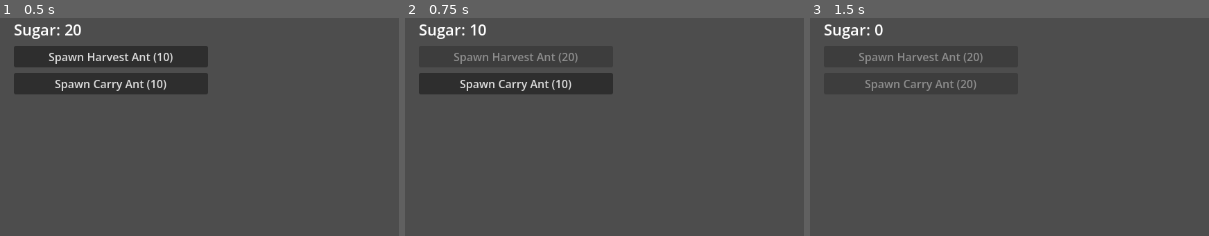
Above: before the commit, frames 1-3 (left to right).
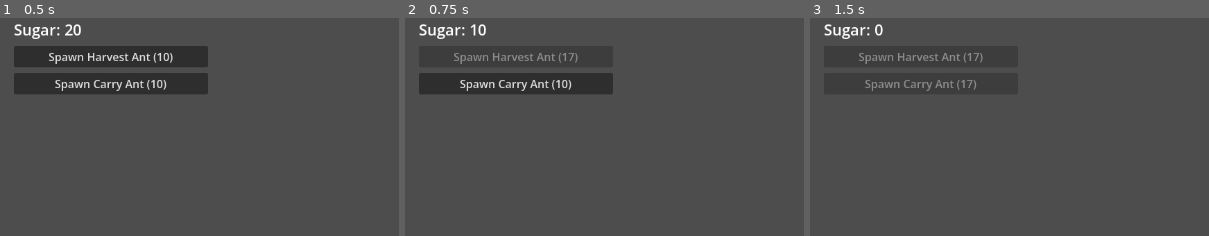
Above: after the commit, the same moments.

Repository: RobiwanKanobi/GodotPrototype
Game: Godot game, scene res://ant_hill/ant_hill_game.tscn
The game is run twice, just before and just after one commit, with the same random seed, the same clock (stepped at 60 frames per second) and the same inputs.
Inputs:
- Up to frame 1 (0.5 s): no input
- Up to frame 2 (0.75 s): click "Spawn Harvest Ant (10)" at 0.5 s
- Up to frame 3 (1.5 s): click "Spawn Carry Ant (10)" at 1.25 s
The pictures show only the part of the screen within x 0-50%, y 0-50%; the shares and areas given below are measured in that part.

Frame 1 is identical in both runs. In frame 2, less than 0.1% of the frame differs, in the area x 39-43%, y 16-20%; in frame 3, 0.1%, in the area x 37-43%, y 16-33%.

Commit message:
Adjust ant spawn cost scaling to +7 and update main scene config.
Made-with: Cursor

Diff:
--- a/ant_hill/ant_hill_game.gd
+++ b/ant_hill/ant_hill_game.gd
@@ -27,7 +27,7 @@
 	if sugar < harvest_cost:
 		return
 	sugar -= harvest_cost
-	harvest_cost += 10
+	harvest_cost += 7
 	var ant = harvest_ant_scene.instantiate()
 	ant.position = anthill_position
 	ant.game = self
@@ -39,7 +39,7 @@
 	if sugar < carry_cost:
 		return
 	sugar -= carry_cost
-	carry_cost += 10
+	carry_cost += 7
 	var ant = carry_ant_scene.instantiate()
 	ant.position = anthill_position
 	ant.game = self
--- a/project.godot
+++ b/project.godot
@@ -11,8 +11,8 @@
 [application]
 
 config/name="Prototype1"
+run/main_scene="res://ant_hill/ant_hill_game.tscn"
 config/features=PackedStringArray("4.6", "GL Compatibility")
-run/main_scene="res://ant_hill/ant_hill_game.tscn"
 config/icon="res://icon.svg"
 
 [autoload]
